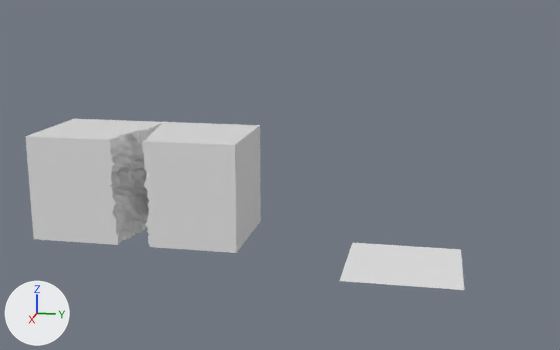
The Blender file Blender Files/MBGJ.blend: old version first, new version second.
Both versions are drawn from a 50 mm camera at (129.5, 4.0, 47.3) aimed at (-4.8, -22.9, 13.7). The axes (+X, +Y, +Z) are drawn at lower left. The lights are the same throughout.

Script lines for the objects in view, before the commit:
```python
me_cube = bpy.data.meshes.new('Cube')
me_cube.from_pydata(...)  # 1093 vertices, 1029 faces; spans x -1.0..1.0, y -1.0..1.15, z -1.0..1.0
me_cube.materials.append(mat_material)  # white #e7e7e7
me_cube_001 = bpy.data.meshes.new('Cube.001')
me_cube_001.from_pydata(...)  # 1093 vertices, 1029 faces; spans x 0.0..2.0, y -2.0..0.06, z -2.0..0.0
me_cube_001.materials.append(mat_material_001)  # white #e7e7e7
me_plane = bpy.data.meshes.new('Plane')
me_plane.from_pydata([(-1.0, -1.0, 0.0), (1.0, -1.0, 0.0), (-1.0, 1.0, 0.0), (1.0, 1.0, 0.0)], [], [(0, 1, 3, 2)])
me_plane.materials.append(None)
ob_cube = bpy.data.objects.new('Cube', me_cube)
ob_cube.location = (-10.0, -60.0, 10.0)
ob_cube.scale = (10.0, 10.0, 10.0)
ob_cube_001 = bpy.data.objects.new('Cube.001', me_cube_001)
ob_cube_001.location = (-20.0, -50.0, 0.0)
ob_cube_001.rotation_euler = (0.0, 3.142, 3.142)  # degrees (0, 180, 180)
ob_cube_001.scale = (10.0, 10.0, 10.0)
ob_plane = bpy.data.objects.new('Plane', me_plane)
ob_plane.location = (0.0, 0.0, 0.0)
ob_plane.scale = (10.0, 10.0, 10.0)
```
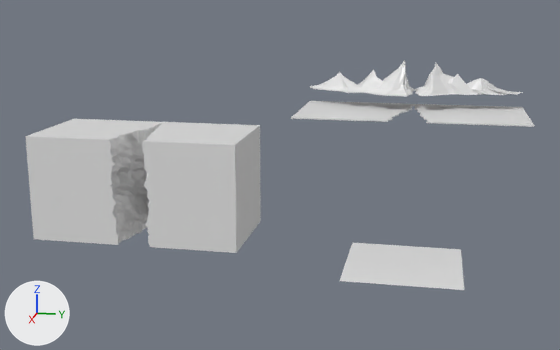
Pixel boxes (x1, y1, x2, y2) of what changed, in the pictures (560 x 350 px):
'Cube.003', added: after (291, 60, 414, 122)
'Cube.002', added: after (413, 104, 535, 127)
'Cube.004', added: after (414, 63, 523, 96)

The change in detail:
Mesh me_cube_006 is new.
It has 169 vertices, 172 faces and spans x -2.0..-1.12, y -2.0..0.0, z -3.36..-2.79.
It uses material mat_material_001 (white #e7e7e7).
Mesh me_cube_005 is new.
It has 277 vertices, 248 faces and spans x -2.0..0.0, y -2.0..0.0, z 2.5..3.39.
It uses material mat_material (white #e7e7e7).
Mesh me_cube_004 is new.
It has 70 vertices, 37 faces and spans x -2.0..0.0, y -2.0..0.0, z -2.52..-2.5.
It uses material mat_material_001 (white #e7e7e7).
Object 'Cube.004' (ob_cube_004) is new; it shows me_cube_006.
Its location is (0.0, 0.0, 0.0).
Its rotation in degrees is (0, 180, 180).
Its scale is (10.0, 10.0, 10.0).
Object 'Cube.003' (ob_cube_003) is new; it shows me_cube_005.
Its location is (0.0, 0.0, 0.0).
Its scale is (10.0, 10.0, 10.0).
Object 'Cube.002' (ob_cube_002) is new; it shows me_cube_004.
Its location is (0.0, 0.0, 0.0).
Its rotation in degrees is (0, 180, 180).
Its scale is (10.0, 10.0, 10.0).
